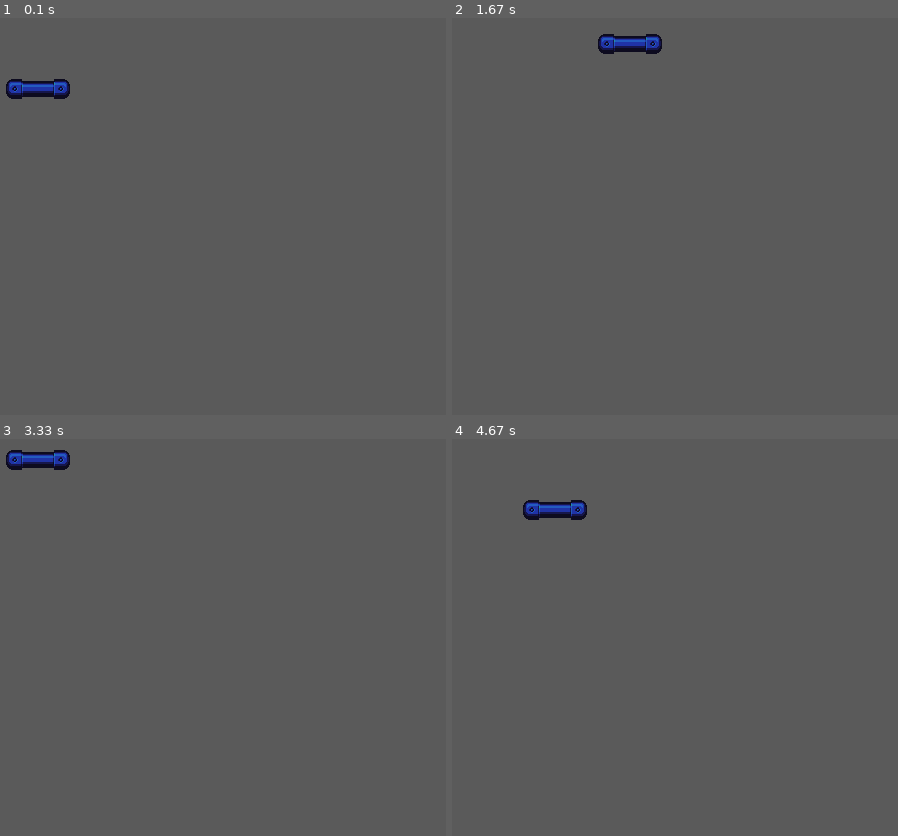
Above: before the commit, frames 1-4 (two rows, left to right).
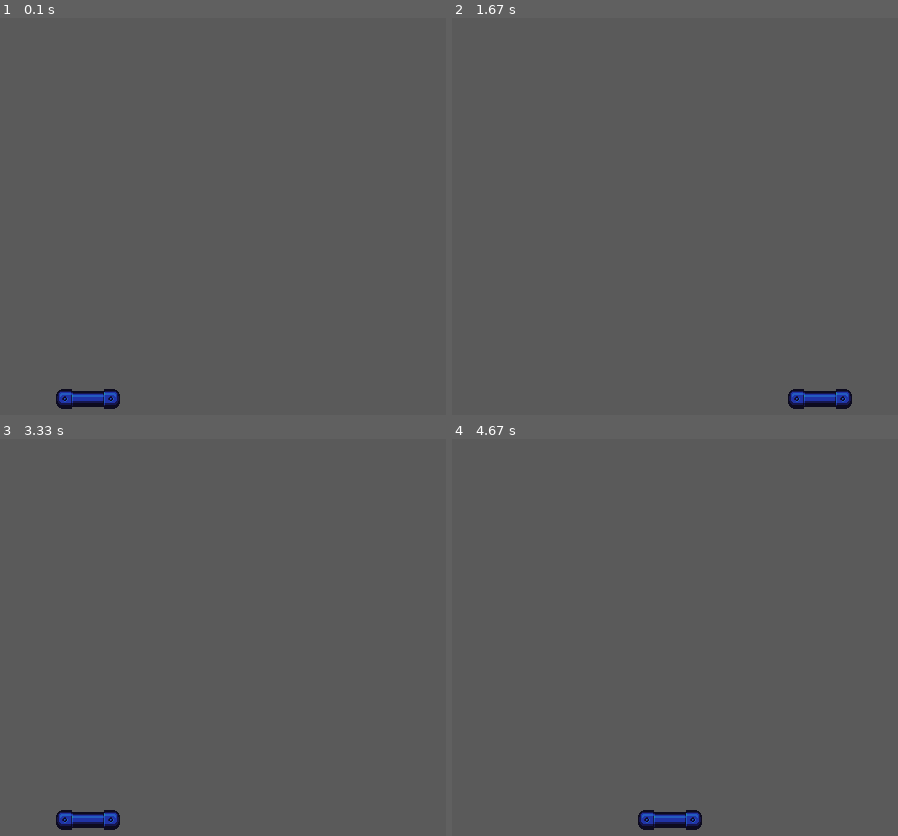
Above: after the commit, the same moments.

Repository: Kings-Crew/Gruppuppgift_pygame_projekt
Game: pygame game, started from main.py
Same seed, same stepped clock (60 frames per second), same inputs: the game is played once before the commit and once after it.
Inputs:
- Up to frame 1 (0.1 s): no input
- Up to frame 2 (1.67 s): hold Right 0.33-0.8 s; hold Up 0.83-1.13 s; hold Right 1.17-1.63 s
- Up to frame 3 (3.33 s): hold Left 1.67-2.2 s; hold Down 2.23-2.53 s; hold Left 2.57-2.97 s; hold Up from 3 s (still down)
- Up to frame 4 (4.67 s): release Up at 3.37 s; hold Right 3.4-4.03 s; hold Down 4.07-4.43 s; hold Left from 4.47 s (still down)

The runs differ from the first frame. In frame 1, 1.2% of the frame differs, in the area x 1-27%, y 15-99%; in frame 2, 1.2%; in frame 3, 1.2%; in frame 4, 1.2%.

Commit message:
flyttade start position och kommenterade ut (pil up och ner)

Diff:
--- a/main.py
+++ b/main.py
@@ -15,15 +15,15 @@
 class board(object):
     def __init__(self):
         self.image = pygame.image.load("breakout_piece_blue.png")
-        self.y = 250
-        self.x = 300
+        self.y = 560
+        self.x = 350
     def handle_keys(self):
         key = pygame.key.get_pressed()
-        dist = 5
-        if key[pygame.K_DOWN]:
+        dist = 10
+        """ if key[pygame.K_DOWN]:
             self.y += dist
         elif key[pygame.K_UP]:
-            self.y -= dist
+            self.y -= dist """
         if key[pygame.K_RIGHT]:
             self.x += dist
         elif key[pygame.K_LEFT]:
